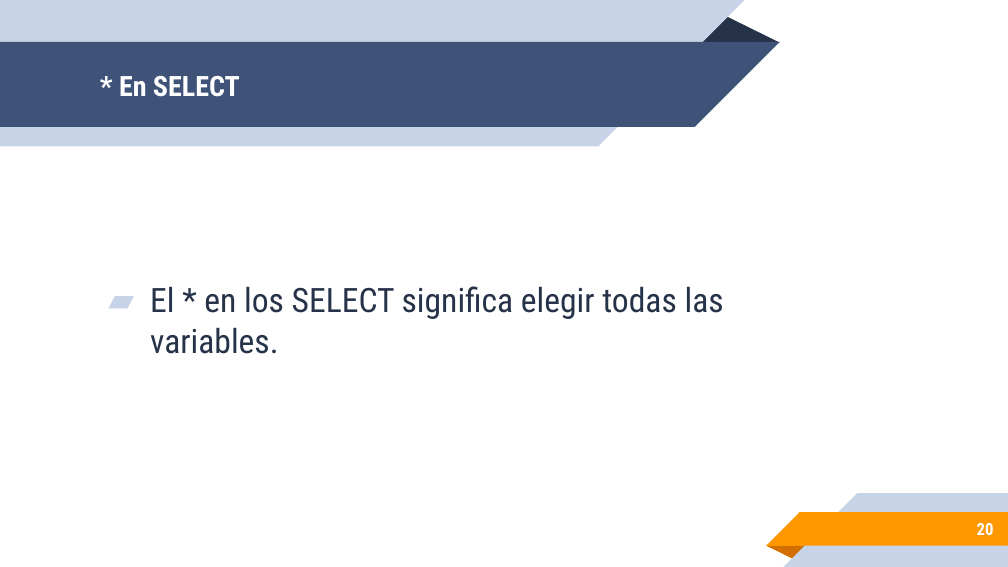
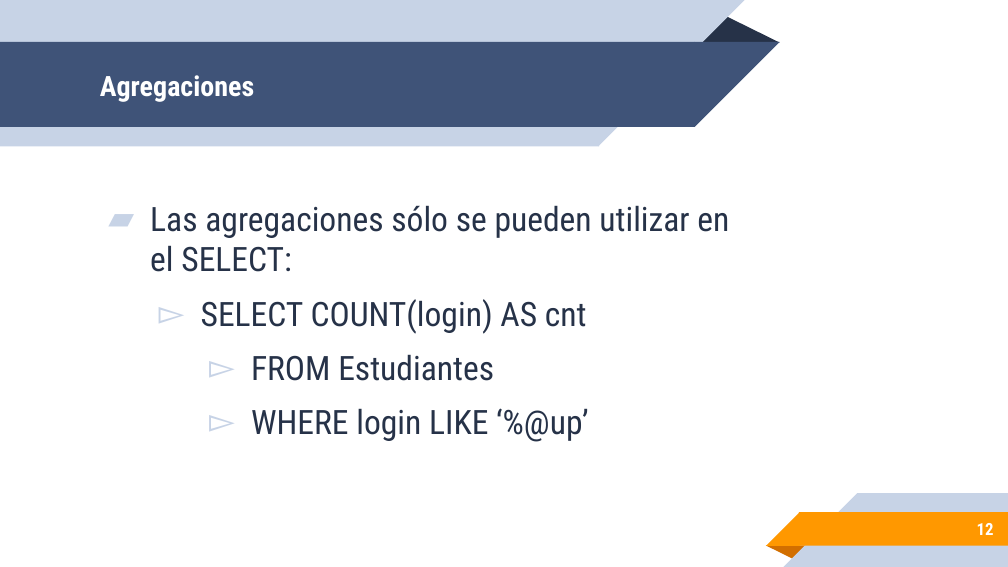
Before and after one commit to leonpalafox/dbclase, a slide deck: slide 12 of Slides/Clase_14_2018.pptx (slide 20 before the commit). Drawn at 1008x567 pixels with LibreOffice and Linux fonts; fonts in the diff are those of the drawing; background and template pictures are left out. Boxes give left, top, right and bottom in pixels: in the first picture for what was removed or moved away, otherwise in the second. Text is boxed around its words. In the diff, an @@ line names an element or a change of style, - is before the commit and + after.

```diff
--- a/Slides/Clase_14_2018.pptx
+++ b/Slides/Clase_14_2018.pptx
@@ title at (x1=100, y1=75, x2=254, y2=102): text changed @@
-* En SELECT
+Agregaciones
@@ text at (x1=150, y1=205, x2=729, y2=442): text changed @@
-▰ El * en los SELECT significa elegir todas las variables.
+▰ Las agregaciones sólo se pueden utilizar en el SELECT:
+  ▻ SELECT COUNT(login) AS cnt
+    ▻ FROM Estudiantes
+    ▻ WHERE login LIKE ‘%@up’
@@ page number at (x1=977, y1=523, x2=994, y2=535): text changed @@
-20
+12
```
Also in this commit, not shown: 7 slides added, 18 slides removed, 3 other files.
